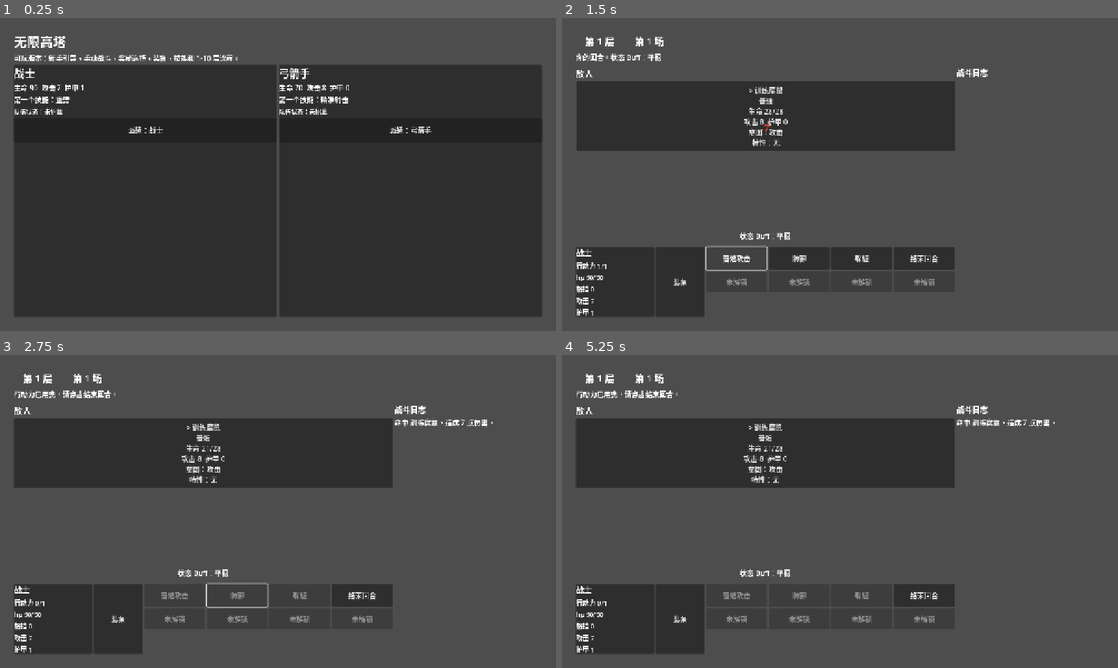
Above: before the commit, frames 1-4 (two rows, left to right).
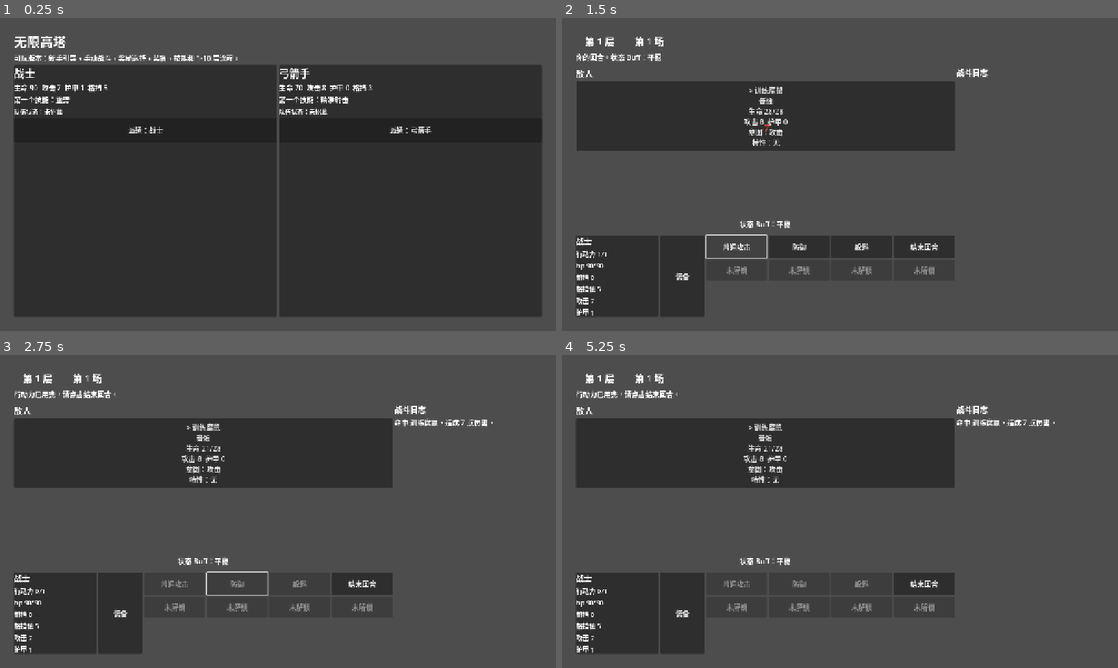
Above: after the commit, the same moments.

Repository: vacryleaf/super_tower
Game: Godot game, scene res://scenes/main.tscn
Same seed, same stepped clock (60 frames per second), same inputs: the game is played once before the commit and once after it.
Inputs:
- Up to frame 1 (0.25 s): no input
- Up to frame 2 (1.5 s): click "派遣：战士" at 0.5 s; click "普通攻击" at 1.25 s
- Up to frame 3 (2.75 s): click "防御" at 2 s
- Up to frame 4 (5.25 s): click "> 训练腐鼠 普通 生命 21/28 攻击 8 护甲 0 …" at 2.75 s; click "装备" at 3.5 s; click "结束回合" at 4.25 s; click "关闭" at 5 s

The runs differ from the first frame. In frame 1, 0.1% of the frame differs, in the area x 15-67%, y 20-24%; in frame 2, 3.7%, in the area x 2-71%, y 64-96%; in frame 3, 2.8%; in frame 4, 2.6%.

Commit message:
Split block power from armor

Diff:
--- a/GameProject/scripts/core/combat_engine.gd
+++ b/GameProject/scripts/core/combat_engine.gd
@@ -24,9 +24,9 @@
 		var action_points: int = mini(rounds, 3)
 		var incoming := _incoming_damage(enemies, rounds)
 
-		var defend_value := int(player["defense"]) + _state_bonus(player, "defense")
+		var defend_value := int(player.get("block_power", player.get("defense", 1))) + _state_bonus(player, "defense")
 		if defend_value >= 3 and incoming >= defend_value * 2 and action_points > 1:
-			player_block += int(player["defense"]) + _state_bonus(player, "defense")
+			player_block += defend_value
 			action_points -= 1
 			log.append("round_%d:defend" % rounds)
 
--- a/GameProject/scripts/core/data_catalog.gd
+++ b/GameProject/scripts/core/data_catalog.gd
@@ -19,6 +19,7 @@
 		"max_hp": 90,
 		"base_attack": 7,
 		"base_defense": 1,
+		"base_block": 5,
 		"resource": "rage",
 		"first_skill": "heavy_slash"
 	},
@@ -27,6 +28,7 @@
 		"max_hp": 70,
 		"base_attack": 8,
 		"base_defense": 0,
+		"base_block": 3,
 		"resource": "focus",
 		"first_skill": "precise_shot"
 	}
@@ -46,24 +48,24 @@
 }
 
 const EQUIPMENT := {
-	"warrior_training_helm": {"class": "warrior", "slot": "head", "name": "训练铁盔", "hp": 10, "attack": 0, "armor": 1},
-	"warrior_old_chest": {"class": "warrior", "slot": "body", "name": "旧胸甲", "hp": 14, "attack": 0, "armor": 1},
-	"warrior_soldier_belt": {"class": "warrior", "slot": "waist", "name": "士兵腰带", "hp": 8, "attack": 0, "armor": 0},
-	"warrior_practice_greaves": {"class": "warrior", "slot": "legs", "name": "练习腿裤", "hp": 6, "attack": 0, "armor": 1},
-	"warrior_cloth_gloves": {"class": "warrior", "slot": "hands", "name": "粗布手套", "hp": 4, "attack": 2, "armor": 0},
-	"warrior_old_leggings": {"class": "warrior", "slot": "leggings", "name": "旧护腿", "hp": 8, "attack": 0, "armor": 1},
-	"warrior_march_boots": {"class": "warrior", "slot": "feet", "name": "行军靴", "hp": 5, "attack": 0, "armor": 1},
-	"warrior_training_sword": {"class": "warrior", "slot": "weapon", "name": "训练剑", "hp": 0, "attack": 5, "armor": 0},
-	"warrior_wooden_shield": {"class": "warrior", "slot": "offhand", "name": "木盾", "hp": 4, "attack": 0, "armor": 2},
-	"archer_practice_hood": {"class": "archer", "slot": "head", "name": "练习兜帽", "hp": 7, "attack": 1, "armor": 0},
-	"archer_old_leather": {"class": "archer", "slot": "body", "name": "旧皮甲", "hp": 10, "attack": 0, "armor": 1},
-	"archer_hunter_belt": {"class": "archer", "slot": "waist", "name": "猎人腰带", "hp": 6, "attack": 1, "armor": 0},
-	"archer_light_pants": {"class": "archer", "slot": "legs", "name": "轻便护裤", "hp": 6, "attack": 1, "armor": 1},
-	"archer_bracers": {"class": "archer", "slot": "hands", "name": "射手护腕", "hp": 3, "attack": 2, "armor": 0},
-	"archer_soft_leggings": {"class": "archer", "slot": "leggings", "name": "软皮绑腿", "hp": 6, "attack": 0, "armor": 1},
-	"archer_light_boots": {"class": "archer", "slot": "feet", "name": "轻便靴", "hp": 4, "attack": 1, "armor": 0},
-	"archer_practice_bow": {"class": "archer", "slot": "weapon", "name": "练习弓", "hp": 0, "attack": 5, "armor": 0},
-	"archer_simple_quiver": {"class": "archer", "slot": "offhand", "name": "简易箭袋", "hp": 2, "attack": 2, "armor": 0}
+	"warrior_training_helm": {"class": "warrior", "slot": "head", "name": "训练铁盔", "hp": 10, "attack": 0, "armor": 1, "block": 1},
+	"warrior_old_chest": {"class": "warrior", "slot": "body", "name": "旧胸甲", "hp": 14, "attack": 0, "armor": 1, "block": 2},
+	"warrior_soldier_belt": {"class": "warrior", "slot": "waist", "name": "士兵腰带", "hp": 8, "attack": 0, "armor": 0, "block": 1},
+	"warrior_practice_greaves": {"class": "warrior", "slot": "legs", "name": "练习腿裤", "hp": 6, "attack": 0, "armor": 1, "block": 2},
+	"warrior_cloth_gloves": {"class": "warrior", "slot": "hands", "name": "粗布手套", "hp": 4, "attack": 2, "armor": 0, "block": 1},
+	"warrior_old_leggings": {"class": "warrior", "slot": "leggings", "name": "旧护腿", "hp": 8, "attack": 0, "armor": 1, "block": 2},
+	"warrior_march_boots": {"class": "warrior", "slot": "feet", "name": "行军靴", "hp": 5, "attack": 0, "armor": 1, "block": 2},
+	"warrior_training_sword": {"class": "warrior", "slot": "weapon", "name": "训练剑", "hp": 0, "attack": 5, "armor": 0, "block": 0},
+	"warrior_wooden_shield": {"class": "warrior", "slot": "offhand", "name": "木盾", "hp": 4, "attack": 0, "armor": 2, "block": 3},
+	"archer_practice_hood": {"class": "archer", "slot": "head", "name": "练习兜帽", "hp": 7, "attack": 1, "armor": 0, "block": 1},
+	"archer_old_leather": {"class": "archer", "slot": "body", "name": "旧皮甲", "hp": 10, "attack": 0, "armor": 1, "block": 1},
+	"archer_hunter_belt": {"class": "archer", "slot": "waist", "name": "猎人腰带", "hp": 6, "attack": 1, "armor": 0, "block": 1},
+	"archer_light_pants": {"class": "archer", "slot": "legs", "name": "轻便护裤", "hp": 6, "attack": 1, "armor": 1, "block": 1},
+	"archer_bracers": {"class": "archer", "slot": "hands", "name": "射手护腕", "hp": 3, "attack": 2, "armor": 0, "block": 1},
+	"archer_soft_leggings": {"class": "archer", "slot": "leggings", "name": "软皮绑腿", "hp": 6, "attack": 0, "armor": 1, "block": 1},
+	"archer_light_boots": {"class": "archer", "slot": "feet", "name": "轻便靴", "hp": 4, "attack": 1, "armor": 0, "block": 1},
+	"archer_practice_bow": {"class": "archer", "slot": "weapon", "name": "练习弓", "hp": 0, "attack": 5, "armor": 0, "block": 0},
+	"archer_simple_quiver": {"class": "archer", "slot": "offhand", "name": "简易箭袋", "hp": 2, "attack": 2, "armor": 0, "block": 1}
 }
 
 const TUTORIAL_UNLOCKS := {
--- a/GameProject/scripts/core/play_session.gd
+++ b/GameProject/scripts/core/play_session.gd
@@ -165,7 +165,7 @@
 	var damage := _modified_value(int(player["attack"]), "attack")
 	_apply_damage_to_enemy(target, damage)
 	if pending_state_card == "fallback":
-		player_block += maxi(1, int(round(float(player["defense"]) * 0.5)))
+		player_block += maxi(1, int(round(float(player["block_power"]) * 0.5)))
 	action_points -= 1
 	_consume_state_after_action("attack")
 	_after_player_action()
@@ -175,7 +175,7 @@
 	last_events.clear()
 	if not _can_act(1):
 		return
-	var gained := _modified_value(int(player["defense"]), "defense")
+	var gained := _modified_value(int(player["block_power"]), "defense")
 	player_block += gained
 	action_points -= 1
 	battle_log.append("防御：获得 %d 点格挡值。" % gained)
@@ -219,9 +219,9 @@
 		var damage := _modified_value(int(player["attack"]) + int(skill.get("power", 0)) + _skill_attachment_bonus(skill_id, "attack"), "attack")
 		_apply_damage_to_enemy(target, damage)
 		if pending_state_card == "fallback":
-			player_block += maxi(1, int(round(float(player["defense"]) * 0.5)))
+			player_block += maxi(1, int(round(float(player["block_power"]) * 0.5)))
 	elif skill_type == "defense" or skill_type == "stance":
-		var gained := _modified_value(int(skill.get("power", 0)) + int(player["defense"]) + _skill_attachment_bonus(skill_id, "defense"), "defense")
+		var gained := _modified_value(int(skill.get("power", 0)) + int(player["block_power"]) + _skill_attachment_bonus(skill_id, "defense"), "defense")
 		player_block += gained
 		battle_log.append("%s：获得 %d 点格挡值。" % [skill["name"], gained])
 		last_events.append({"kind": "defense", "target": "player", "amount": gained})
--- a/GameProject/scripts/core/run_simulator.gd
+++ b/GameProject/scripts/core/run_simulator.gd
@@ -14,9 +14,11 @@
 		"base_max_hp": int(class_data["max_hp"]),
 		"base_attack": int(class_data["base_attack"]),
 		"base_defense": int(class_data["base_defense"]),
+		"base_block": int(class_data.get("base_block", 1)),
 		"max_hp_bonus": 0,
 		"attack_bonus": 0,
 		"defense_bonus": 0,
+		"block_bonus": 0,
 		"skill_bonus": 0,
 		"state_attack_bonus": 0,
 		"state_defense_bonus": 0,
@@ -388,9 +390,15 @@
 
 
 func _recalculate_player_stats(player: Dictionary, reset_hp: bool) -> void:
+	if not player.has("base_block"):
+		var class_data: Dictionary = DataCatalog.CLASSES[String(player.get("class_id", "warrior"))]
+		player["base_block"] = int(class_data.get("base_block", 1))
+	if not player.has("block_bonus"):
+		player["block_bonus"] = 0
 	var hp := int(player["base_max_hp"]) + int(player["max_hp_bonus"])
 	var attack := int(player["base_attack"]) + int(player["attack_bonus"])
 	var defense := int(player["base_defense"]) + int(player["defense_bonus"])
+	var block_power := int(player["base_block"]) + int(player["block_bonus"])
 	player["state_attack_bonus"] = 0
 	player["state_defense_bonus"] = 0
 	var equipment_attachments: Dictionary = player.get("equipment_attachments", {})
@@ -399,6 +407,7 @@
 		hp += int(item["hp"])
 		attack += int(item["attack"])
 		defense += int(item["armor"])
+		block_power += int(item.get("block", 0))
 		for attachment in equipment_attachments.get(item_id, []):
 			match _attachment_stat_kind(String(attachment.get("kind", ""))):
 				"attack":
@@ -425,6 +434,7 @@
 	player["max_hp"] = hp
 	player["attack"] = attack
 	player["defense"] = defense
+	player["block_power"] = block_power
 	if reset_hp or not player.has("hp"):
 		player["hp"] = hp
 	else:
--- a/GameProject/scripts/main.gd
+++ b/GameProject/scripts/main.gd
@@ -80,7 +80,7 @@
 	panel.size_flags_horizontal = Control.SIZE_EXPAND_FILL
 	var box := VBoxContainer.new()
 	box.add_child(_label(String(data["name"]), 24))
-	box.add_child(_label("生命 %d  攻击 %d  护甲 %d" % [int(data["max_hp"]), int(data["base_attack"]), int(data["base_defense"])], 16))
+	box.add_child(_label("生命 %d  攻击 %d  护甲 %d  格挡 %d" % [int(data["max_hp"]), int(data["base_attack"]), int(data["base_defense"]), int(data.get("base_block", 1))], 16))
 	box.add_child(_label("第一个技能：%s" % DataCatalog.SKILLS[data["first_skill"]]["name"], 16))
 	var roster_player := session.get_roster_player(class_key)
 	if roster_player.is_empty():
@@ -215,7 +215,7 @@
 
 func _render_player_status(parent: Control) -> void:
 	var panel := PanelContainer.new()
-	panel.custom_minimum_size = Vector2(180, 154)
+	panel.custom_minimum_size = Vector2(190, 178)
 	panel.size_flags_vertical = Control.SIZE_SHRINK_END
 	var box := VBoxContainer.new()
 	panel.add_child(box)
@@ -223,9 +223,10 @@
 	player_status_labels["action"] = _label("行动力 %d/%d" % [session.action_points, session.max_action_points], 15)
 	player_status_labels["hp"] = _label("hp %d/%d" % [int(session.player["hp"]), int(session.player["max_hp"])], 15)
 	player_status_labels["block"] = _label("格挡 %d" % session.player_block, 15)
+	player_status_labels["block_power"] = _label("格挡值 %d" % int(session.player["block_power"]), 15)
 	player_status_labels["attack"] = _label("攻击 %d" % int(session.player["attack"]), 15)
 	player_status_labels["armor"] = _label("护甲 %d" % int(session.player["defense"]), 15)
-	for key in ["class", "action", "hp", "block", "attack", "armor"]:
+	for key in ["class", "action", "hp", "block", "block_power", "attack", "armor"]:
 		box.add_child(player_status_labels[key])
 	player_status_node = panel
 	parent.add_child(panel)
@@ -311,12 +312,13 @@
 	else:
 		for item_id in session.player["equipment_ids"]:
 			var item: Dictionary = DataCatalog.EQUIPMENT[item_id]
-			bag.add_child(_label("%s\n%s  生命+%d 攻击+%d 护甲+%d\n%s" % [
+			bag.add_child(_label("%s\n%s  生命+%d 攻击+%d 护甲+%d 格挡+%d\n%s" % [
 				item["name"],
 				_slot_label(item["slot"]),
 				int(item["hp"]),
 				int(item["attack"]),
 				int(item["armor"]),
+				int(item.get("block", 0)),
 				_attachment_summary("equipment", item_id)
 			], 12))
 	bag.add_child(_label("技能附着", 16))
@@ -529,11 +531,11 @@
 	panel.add_child(box)
 	box.add_child(_label("角色", 18))
 	box.add_child(_label("职业：%s" % DataCatalog.CLASSES[session.class_id]["name"], 14))
-	box.add_child(_label("攻击 %d  护甲 %d  生命上限 %d" % [int(session.player["attack"]), int(session.player["defense"]), int(session.player["max_hp"])], 14))
+	box.add_child(_label("攻击 %d  护甲 %d  格挡值 %d  生命上限 %d" % [int(session.player["attack"]), int(session.player["defense"]), int(session.player["block_power"]), int(session.player["max_hp"])], 14))
 	box.add_child(_label("装备", 16))
 	for item_id in session.player["equipment_ids"]:
 		var item: Dictionary = DataCatalog.EQUIPMENT[item_id]
-		box.add_child(_label("%s：%s  生命+%d 攻击+%d 护甲+%d" % [_slot_label(item["slot"]), item["name"], int(item["hp"]), int(item["attack"]), int(item["armor"])], 12))
+		box.add_child(_label("%s：%s  生命+%d 攻击+%d 护甲+%d 格挡+%d" % [_slot_label(item["slot"]), item["name"], int(item["hp"]), int(item["attack"]), int(item["armor"]), int(item.get("block", 0))], 12))
 	box.add_child(_label("已解锁技能", 16))
 	for skill_id in session.player["unlocked_skills"]:
 		box.add_child(_label("- %s" % DataCatalog.SKILLS[skill_id]["name"], 12))
@@ -581,6 +583,8 @@
 		player_status_labels["armor"].text = "护甲 %d" % int(session.player["defense"])
 	if player_status_labels.has("block"):
 		player_status_labels["block"].text = "格挡 %d" % session.player_block
+	if player_status_labels.has("block_power"):
+		player_status_labels["block_power"].text = "格挡值 %d" % int(session.player["block_power"])
 	if pending_state_label_node != null and is_instance_valid(pending_state_label_node):
 		pending_state_label_node.text = _pending_state_text()
 	_refresh_action_buttons()
--- a/GameProject/scripts/tests/playable_manual_test.gd
+++ b/GameProject/scripts/tests/playable_manual_test.gd
@@ -47,10 +47,11 @@
 	var target := _first_living_enemy(session)
 	if target < 0:
 		return
-	if String(session.player["class_id"]) == "archer" and _incoming_damage(session) >= int(session.player["defense"]) and session.action_points >= 1 and session.dodge_layers <= 0:
+	var block_power := int(session.player.get("block_power", session.player.get("defense", 1)))
+	if String(session.player["class_id"]) == "archer" and _incoming_damage(session) >= block_power and session.action_points >= 1 and session.dodge_layers <= 0:
 		session.player_dodge()
 		return
-	if _incoming_damage(session) >= int(session.player["defense"]) and session.action_points >= 1 and session.player_block < int(session.player["defense"]):
+	if _incoming_damage(session) >= block_power and session.action_points >= 1 and session.player_block < block_power:
 		session.player_defend()
 		return
 	if session.player["equipped_skills"].size() > 0:
--- a/GameProject/scripts/tests/tutorial_and_floors_test.gd
+++ b/GameProject/scripts/tests/tutorial_and_floors_test.gd
@@ -21,6 +21,7 @@
 func run_all() -> void:
 	test_state_card_weights()
 	test_player_armor_baseline_is_low()
+	test_block_power_is_separate_from_armor()
 	test_enemy_roles_include_tank_taunt_and_backline()
 	test_cunning_masks_enemy_intent()
 	test_skill_costs_minimum_two()
@@ -49,6 +50,19 @@
 	assert_equal(int(DataCatalog.CLASSES["archer"]["base_defense"]), 0, "archer base armor")
 	for item_id in DataCatalog.EQUIPMENT.keys():
 		assert_true(int(DataCatalog.EQUIPMENT[item_id]["armor"]) <= 2, "%s equipment armor cap" % item_id)
+		assert_true(DataCatalog.EQUIPMENT[item_id].has("block"), "%s equipment has block" % item_id)
+
+
+func test_block_power_is_separate_from_armor() -> void:
+	assert_equal(int(DataCatalog.CLASSES["warrior"]["base_block"]), 5, "warrior base block")
+	assert_equal(int(DataCatalog.CLASSES["archer"]["base_block"]), 3, "archer base block")
+	var session_script = load("res://scripts/core/play_session.gd")
+	var session = session_script.new()
+	session.start_new_game("archer")
+	session.player["defense"] = 0
+	session.player["block_power"] = 7
+	session.player_defend()
+	assert_equal(int(session.player_block), 7, "defend should use block power even when armor is zero")
 
 
 func test_enemy_roles_include_tank_taunt_and_backline() -> void:
